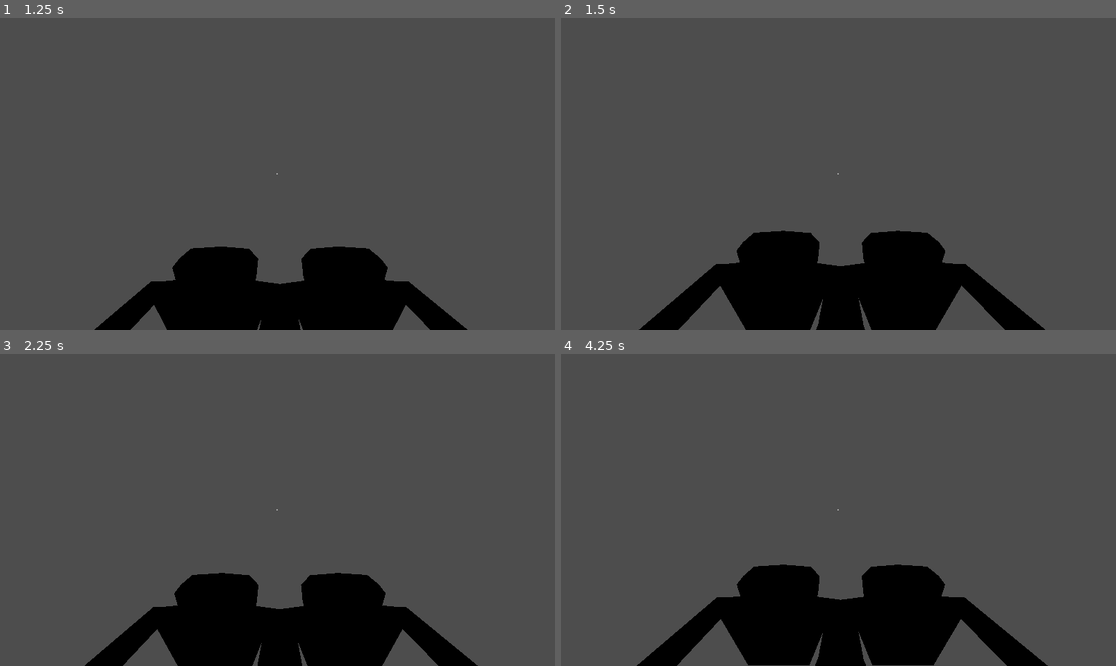
Above: before the commit, frames 1-4 (two rows, left to right).
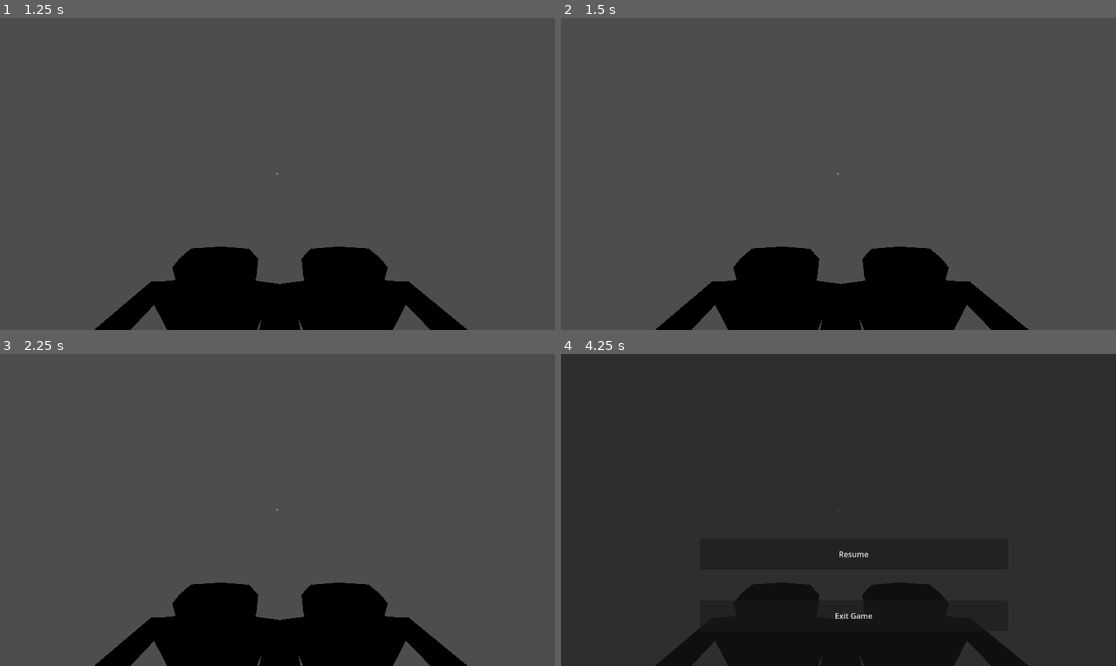
Above: after the commit, the same moments.

Repository: kassarl/mutiny
Game: Godot game, scene res://Player/player.tscn
Two runs of this game, one before a commit and one after it. Both use one fixed random seed, a clock stepped at 60 frames per second and the inputs below. This scene is started directly instead of the project's main scene.
Inputs (mouse positions are in pixels of both pictures, inside the frame that each line leads up to):
- Up to frame 1 (1.25 s): tap Enter at 0.5 s; move the mouse to (399, 158) at 0.52 s; hold D (right) from 0.53 s (still down); hold Ctrl (crouch) from 0.53 s (still down); click (399, 158) at 0.67 s; tap Space (jump) at 0.77 s
- Up to frame 2 (1.5 s): tap Space (jump) at 1.25 s; move the mouse to (810, 174) at 1.27 s; release D (right) at 1.28 s; release Ctrl (crouch) at 1.28 s; hold W (forward) from 1.28 s (still down); tap E (interact) at 1.35 s
- Up to frame 3 (2.25 s): keep holding W (forward); tap Space (jump) at 1.52 s; tap Enter at 2 s; move the mouse to (288, 503) at 2.02 s; hold Shift (sprint) from 2.03 s (still down)
- Up to frame 4 (4.25 s): keep holding W (forward); tap Space (jump) at 2.75, 3.02, 3.77 s; move the mouse to (832, 516) at 2.77 s; release Shift (sprint) at 2.78 s; tap Ctrl (crouch) at 2.85 s; tap Enter at 3.5 s; move the mouse to (877, 513) at 3.52 s; tap E (interact) at 3.6 s; tap Escape (ui_cancel) at 4.15 s

Frame 1 is identical in both runs. In frame 2, 4.8% of the frame differs, in the area x 14-88%, y 68-100%; in frame 3, 2.8%; in frame 4, 90%, in the area x 0-100%, y 0-100%.
Error before the commit: Invalid access to property or key 'captain_set' on a base object of type 'null instance'. (res://Player/player.gd:86)
Error after the commit: Invalid access to property or key 'captain_set' on a base object of type 'null instance'. (res://Player/player.gd:94)

Commit message:
Adding Pause Menu

Diff:
--- /dev/null
+++ b/Environment/PauseMenu.tscn
@@ -0,0 +1,36 @@
+[gd_scene load_steps=2 format=3 uid="uid://bchmf63lokq5b"]
+
+[ext_resource type="Script" path="res://Environment/pause_menu.gd" id="1_fv8g5"]
+
+[node name="CanvasLayer" type="CanvasLayer"]
+script = ExtResource("1_fv8g5")
+
+[node name="PausePanel" type="Panel" parent="."]
+anchors_preset = 15
+anchor_right = 1.0
+anchor_bottom = 1.0
+grow_horizontal = 2
+grow_vertical = 2
+metadata/_edit_use_anchors_ = true
+
+[node name="Resume" type="Button" parent="PausePanel"]
+layout_mode = 2
+anchor_left = 0.25
+anchor_top = 0.592593
+anchor_right = 0.805556
+anchor_bottom = 0.691358
+text = "Resume
+"
+metadata/_edit_use_anchors_ = true
+
+[node name="Quit" type="Button" parent="PausePanel"]
+layout_mode = 2
+anchor_left = 0.25
+anchor_top = 0.790123
+anchor_right = 0.805556
+anchor_bottom = 0.888889
+text = "Exit Game"
+metadata/_edit_use_anchors_ = true
+
+[connection signal="pressed" from="PausePanel/Resume" to="." method="_on_resume_pressed"]
+[connection signal="pressed" from="PausePanel/Quit" to="." method="_on_quit_pressed"]
--- /dev/null
+++ b/Environment/pause_menu.gd
@@ -0,0 +1,42 @@
+extends CanvasLayer
+
+var game_paused: bool = false
+
+# Called when the node enters the scene tree for the first time
+func _ready():
+	# Initially hide the menu
+	visible = false
+
+	# Connect the buttons to their respective functions
+	$PausePanel/Resume.pressed.connect(_on_resume_pressed)
+	$PausePanel/Quit.pressed.connect(_on_quit_pressed)
+
+# This method is called every frame to check for input
+func _unhandled_input(event: InputEvent) -> void:
+	# Check if Escape key is pressed
+	if Input.is_action_just_pressed("ui_cancel"):
+		print("escape clicked game state:", game_paused)
+		if game_paused:
+			unpause_game()
+		else:
+			pause_game()
+
+# Pauses the game and shows the pause menu
+func pause_game() -> void:
+	game_paused = true
+	visible = true  # Show the pause menu
+	Input.set_mouse_mode(Input.MOUSE_MODE_VISIBLE)
+
+# Unpauses the game and hides the pause menu
+func unpause_game() -> void:
+	game_paused = false
+	visible = false  # Hide the pause menu
+
+# Called when the Resume button is pressed
+func _on_resume_pressed() -> void:
+	unpause_game()
+	Input.set_mouse_mode(Input.MOUSE_MODE_CAPTURED)
+
+# Called when the Quit button is pressed
+func _on_quit_pressed() -> void:
+	get_tree().quit()  # Quit the game
--- a/NPC/npc.tscn
+++ b/NPC/npc.tscn
@@ -13,6 +13,9 @@
 properties/2/path = NodePath("npcCollider:position")
 properties/2/spawn = true
 properties/2/replication_mode = 1
+properties/3/path = NodePath("npcCollider:rotation")
+properties/3/spawn = true
+properties/3/replication_mode = 1
 
 [sub_resource type="CapsuleShape3D" id="CapsuleShape3D_d4r0x"]
 
--- a/Player/player.gd
+++ b/Player/player.gd
@@ -56,7 +56,8 @@
 @onready var _original_capsule_height = $Collider.shape.height
 @onready var captain_hat: MeshInstance3D = $Collider/WorldModel/CaptainHat
 @onready var text_mesh: Label3D = $Collider/WorldModel/TextMesh
-
+# Preload the Pause Menu scene
+var pause_menu_instance: CanvasLayer
 #endregion
 
 #region Lifecycle Methods
@@ -64,6 +65,13 @@
 	set_multiplayer_authority(str(name).to_int())
 
 func _ready() -> void:
+
+	var pause_menu_scene: PackedScene = preload("res://Environment/PauseMenu.tscn")
+	pause_menu_instance  = pause_menu_scene.instantiate()
+	add_child(pause_menu_instance)
+	pause_menu_instance.visible = false
+	pause_menu_instance.get_node("PausePanel").visible = true
+
 	is_my_cam = is_multiplayer_authority()
 
 	captain_hat.visible = false
@@ -126,16 +134,12 @@
 		raycast.call_interact()
 
 func _unhandled_input(event):
-	if event is InputEventMouseButton:
-		Input.set_mouse_mode(Input.MOUSE_MODE_CAPTURED)
-	elif event.is_action_pressed("ui_cancel"):
-		Input.set_mouse_mode(Input.MOUSE_MODE_VISIBLE)
-
 	if Input.get_mouse_mode() == Input.MOUSE_MODE_CAPTURED:
 		if event is InputEventMouseMotion:
 			rotate_y(-event.relative.x * look_sensitivity)
 			%Camera3D.rotate_x(-event.relative.y * look_sensitivity)
 			%Camera3D.rotation.x = clamp(%Camera3D.rotation.x, deg_to_rad(-90), deg_to_rad(90))
+
 #endregion
 
 #region Physics Processing
